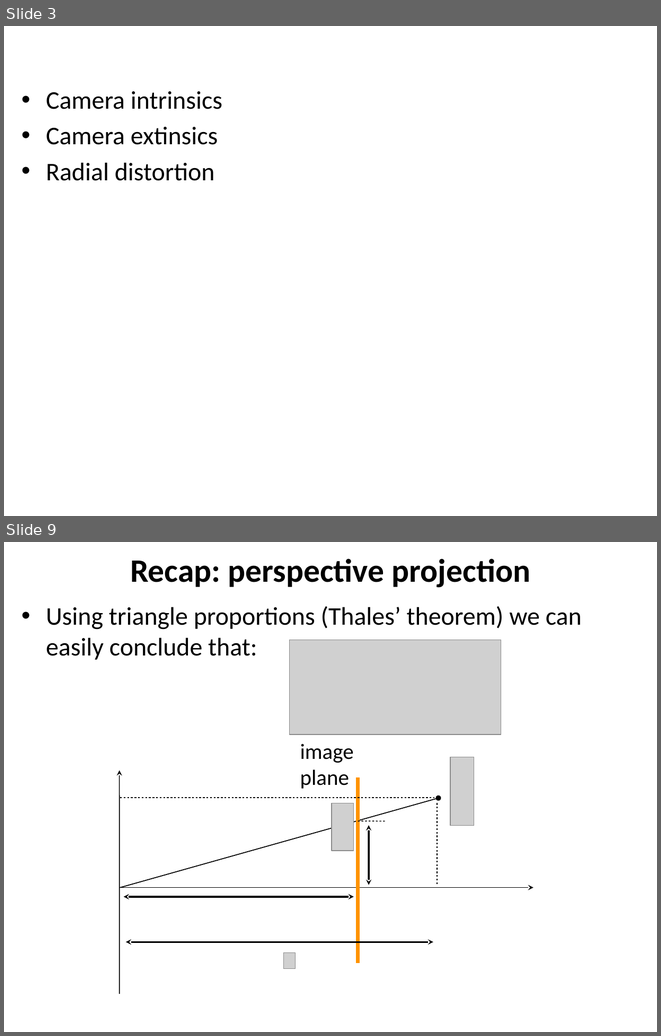
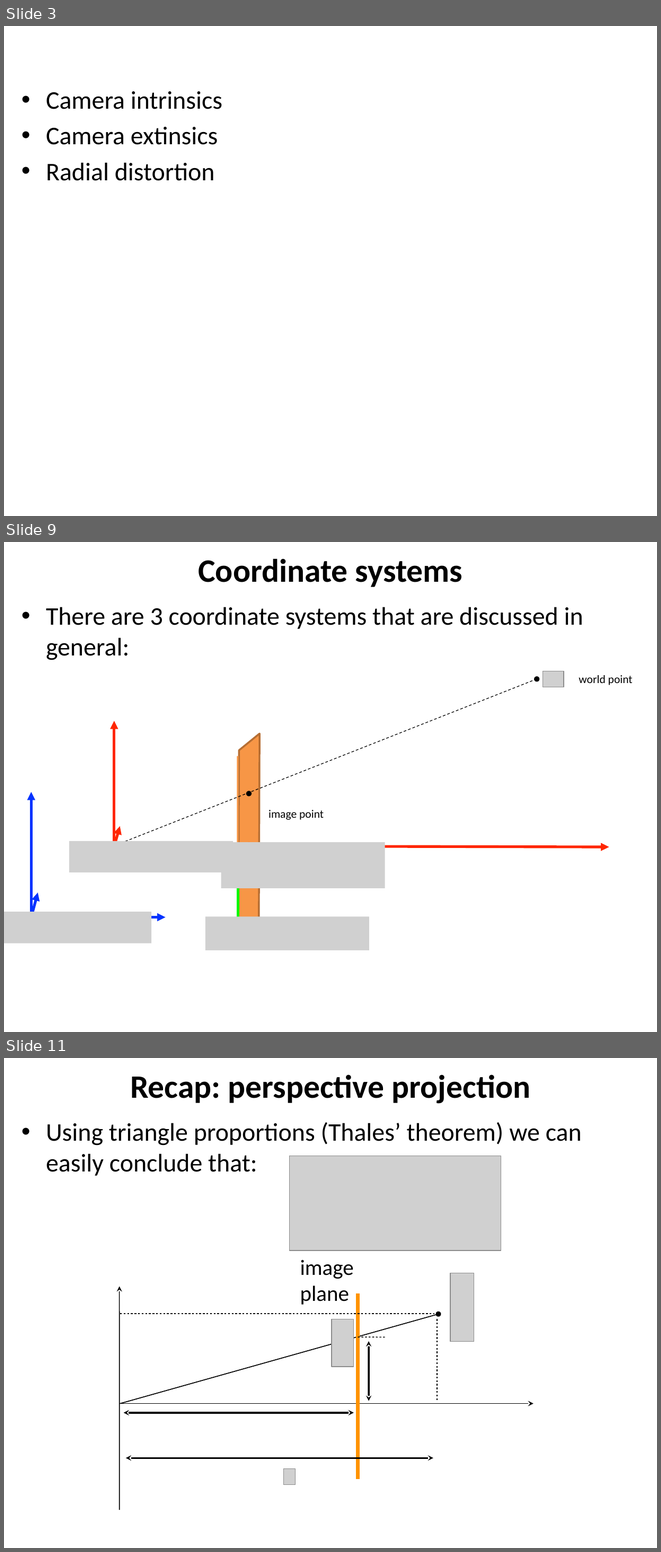
Before and after one commit to YoniChechik/AI_is_Math, a slide deck: c_07_camera_calibration/camera calibration.pptx. Shown one above the other, each under a label of ours: slides 3 and 9 before the commit, slides 3, 9 and 11 after it; the slides between them are not shown. The pictures are 661x1036 and 661x1552 pixels, drawn with LibreOffice and Linux fonts; fonts in the diff are those of the drawing; grey boxes stand for pictures; background and template pictures are left out. Boxes give left, top, right and bottom in pixels: in the first picture for what was removed or moved away, otherwise in the second. Text is boxed around its words. In the diff, an @@ line names an element or a change of style, - is before the commit and + after.

```diff
--- a/c_07_camera_calibration/camera calibration.pptx
+++ b/c_07_camera_calibration/camera calibration.pptx
@@ slide 9 added at (x1=4, y1=542, x2=657, y2=1032), background #FFFFFF @@
@@ title added at (x1=198, y1=558, x2=462, y2=587), 36 pt, text #000000, bold @@
+Coordinate systems
@@ text added at (x1=46, y1=607, x2=583, y2=660), 28 pt, text #000000 @@
+• There are 3 coordinate systems that are discussed in general:
@@ line added from (537, 679) to (113, 846), #000000 0.75 pt dashed @@
@@ arrow added from (536, 679) to (537, 679), #000000 2 pt @@
@@ picture added at (x1=542, y1=671, x2=564, y2=686) @@
@@ text added at (x1=579, y1=675, x2=633, y2=685), 12.7 pt, text #000000 @@
+world point
@@ double arrow added from (114, 846) to (114, 721), #FF2600 3 pt @@
@@ parallelogram added at (x1=146, y1=734, x2=352, y2=940), fill #F79646, outline #B76F34 2 pt @@
@@ line added from (238, 938) to (238, 756), #F79646 2 pt @@
@@ double arrow added from (32, 917) to (32, 792), #0433FF 3 pt @@
@@ arrow added from (248, 793) to (249, 793), #000000 2 pt @@
@@ text added at (x1=268, y1=810, x2=324, y2=820), 12.7 pt, text #000000 @@
+image point
@@ double arrow added from (114, 845) to (120, 826), #FF2600 3 pt @@
@@ picture added at (x1=69, y1=841, x2=233, y2=872) @@
@@ picture added at (x1=221, y1=841, x2=385, y2=888) @@
@@ line added from (113, 846) to (237, 846), #FF2600 3 pt @@
@@ double arrow added from (249, 846) to (609, 847), #FF2600 3 pt @@
@@ double arrow added from (238, 938) to (238, 880), #00F900 3 pt @@
@@ double arrow added from (32, 917) to (38, 893), #0433FF 3 pt @@
@@ picture added at (x1=4, y1=911, x2=151, y2=943) @@
@@ double arrow added from (30, 917) to (165, 917), #0433FF 3 pt @@
@@ picture added at (x1=205, y1=916, x2=369, y2=950) @@
@@ what was slide 9 is now slide 11 @@
```
Also in this commit, not shown: 8 slides changed, 5 other slides added, 3 slides removed, 2 other files.
